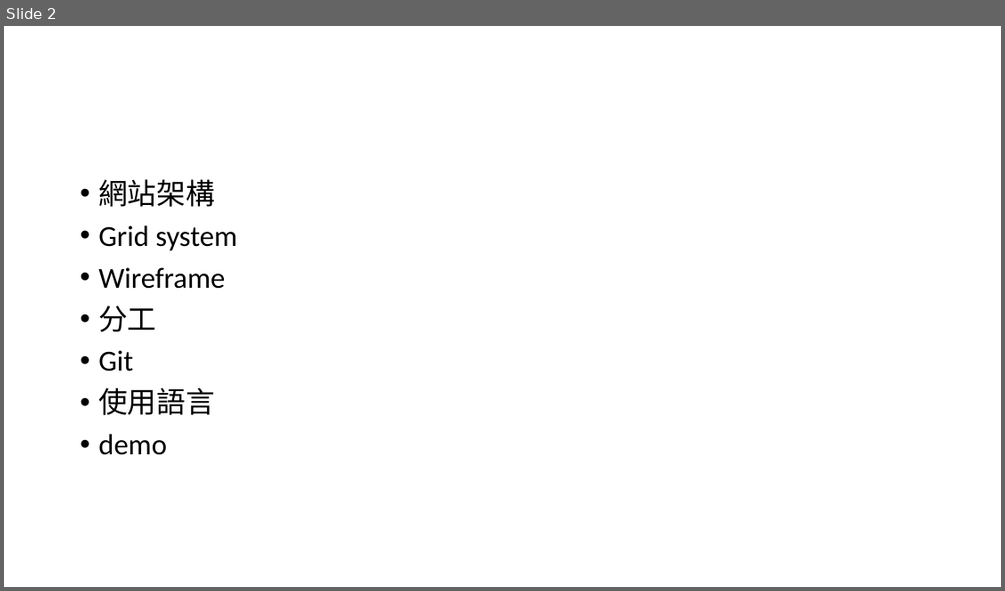
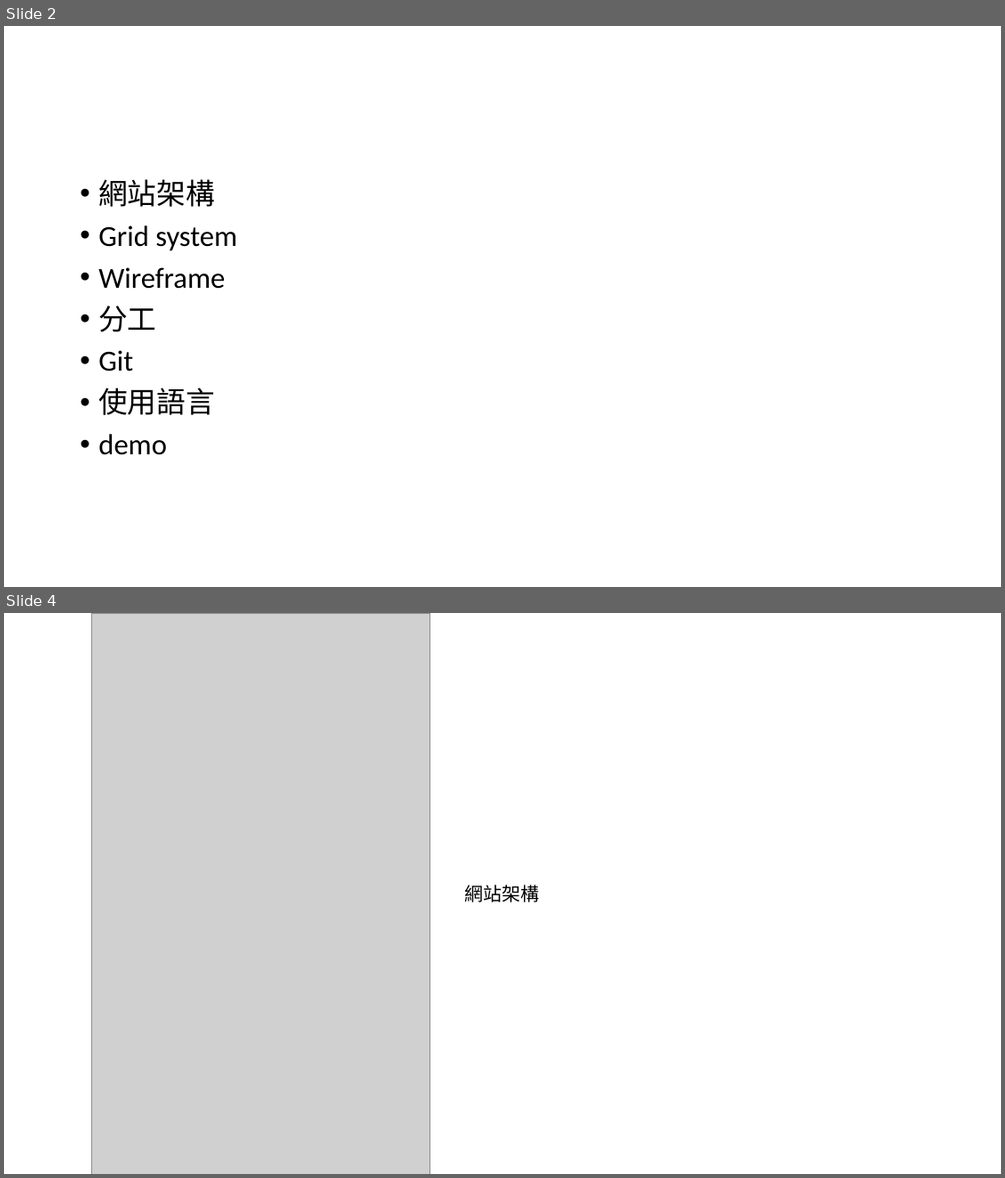
Before and after one commit to TseJunZhen/Project_OIA, a slide deck: demo_ppt.pptx. Shown one above the other, each under a label of ours: slide 2 before the commit, slides 2 and 4 after it; the slides between them are not shown. The pictures are 1005x591 and 1005x1178 pixels, drawn with LibreOffice and Linux fonts; fonts in the diff are those of the drawing; grey boxes stand for pictures. Boxes give left, top, right and bottom in pixels: in the first picture for what was removed or moved away, otherwise in the second. Text is boxed around its words. In the diff, an @@ line names an element or a change of style, - is before the commit and + after.

```diff
--- a/demo_ppt.pptx
+++ b/demo_ppt.pptx
@@ slide 4 added at bbox=[4, 613, 1001, 1174], background #FFFFFF @@
@@ picture added at bbox=[91, 613, 430, 1174] @@
@@ text added at bbox=[464, 884, 539, 902], 18 pt, text #000000 @@
+網站架構
```
Also in this commit, not shown: 4 other slides added, 1 slide removed, 22 other files.
